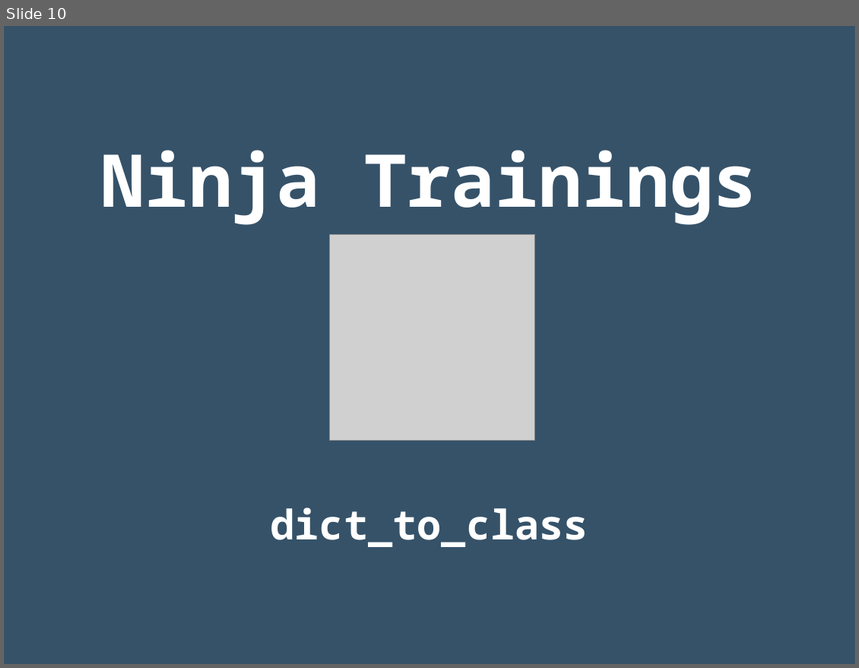
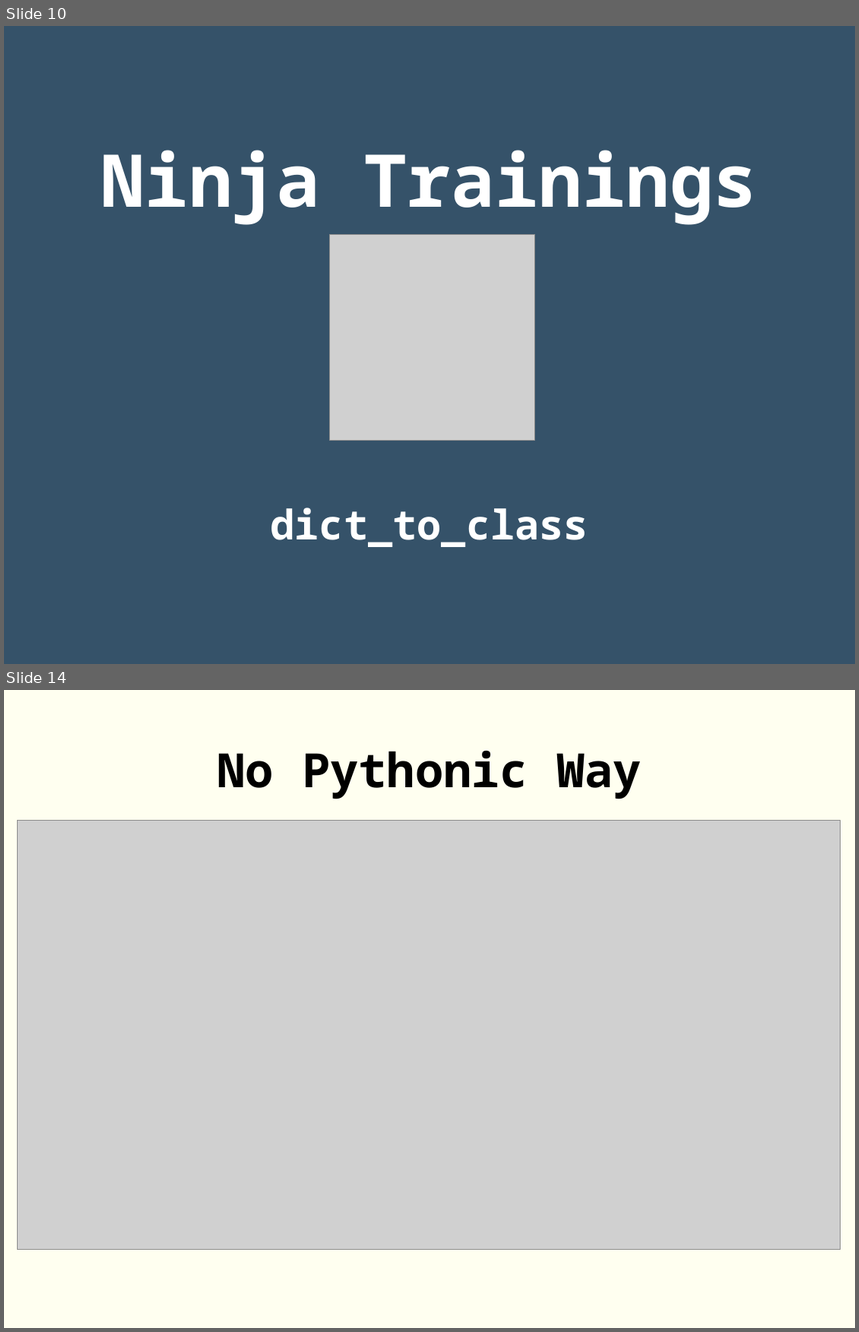
Before and after one commit to rgmf/dwes, a slide deck: unidades/05_poo_en_python/presentacion/01_poo.odp. Shown one above the other, each under a label of ours: slide 10 before the commit, slides 10 and 14 after it; the slides between them are not shown. The pictures are 859x668 and 859x1332 pixels, drawn with LibreOffice and Linux fonts; fonts in the diff are those of the drawing; grey boxes stand for pictures. Boxes give left, top, right and bottom in pixels: in the first picture for what was removed or moved away, otherwise in the second. Text is boxed around its words. In the diff, an @@ line names an element or a change of style, - is before the commit and + after.

```diff
--- a/unidades/05_poo_en_python/presentacion/01_poo.odp
+++ b/unidades/05_poo_en_python/presentacion/01_poo.odp
@@ slide 14 added at [4,690,855,1328], background #FFFFF0 @@
@@ title added at [217,751,642,799], 44 pt, text #000000, bold @@
+No Pythonic Way
@@ picture added at [17,821,841,1250] @@
```
Also in this commit, not shown: 1 slide changed, 5 other slides added, 2 other files.
